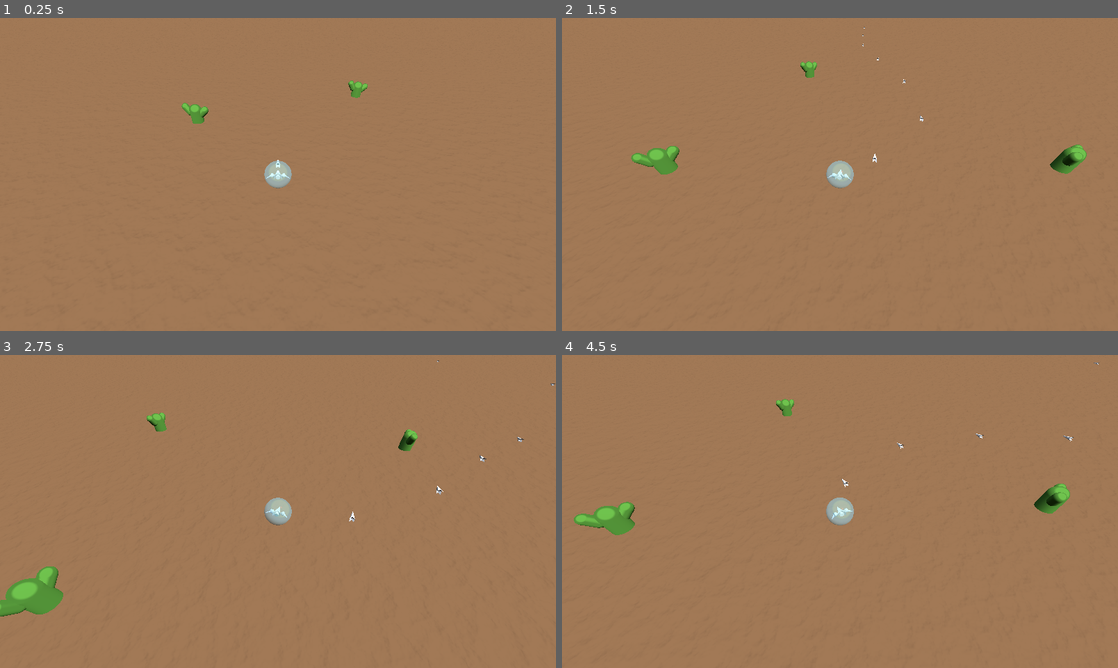
Above: before the commit, frames 1-4 (two rows, left to right).
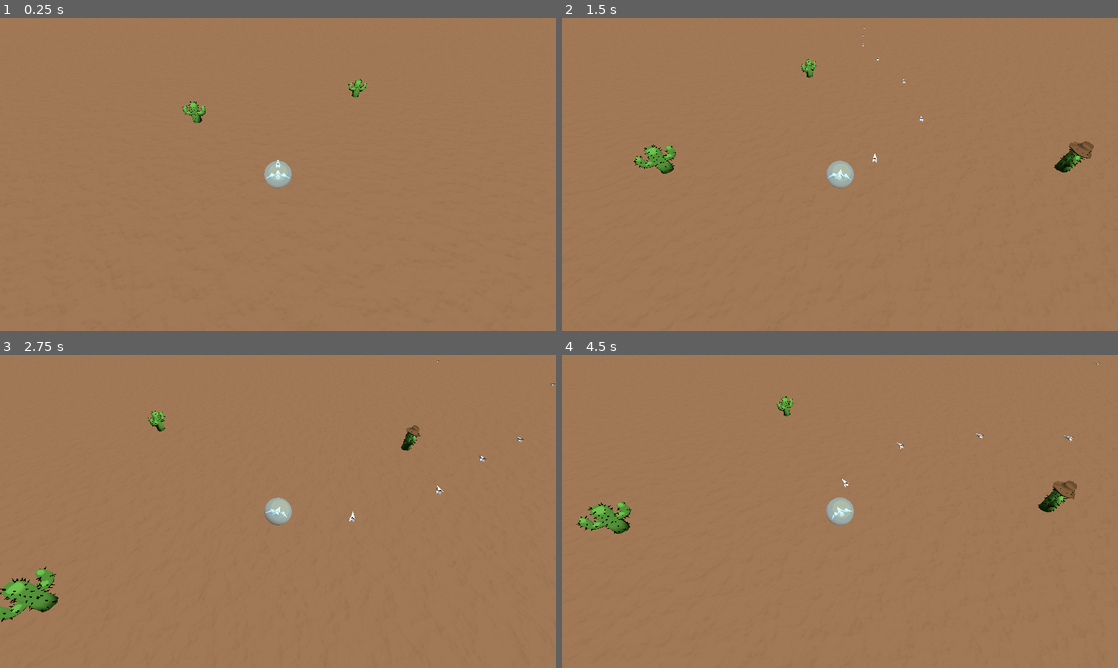
Above: after the commit, the same moments.

Repository: dicemaster5/BubbleSurvivors
Game: Godot game, scene res://scenes/world.tscn
Same seed, same stepped clock (60 frames per second), same inputs: the game is played once before the commit and once after it.
Inputs:
- Up to frame 1 (0.25 s): no input
- Up to frame 2 (1.5 s): hold D (move_right) 0.53-1.28 s; hold S (move_down) from 1.28 s (still down)
- Up to frame 3 (2.75 s): release S (move_down) at 2.03 s; hold D (move_right) from 2.03 s (still down)
- Up to frame 4 (4.5 s): release D (move_right) at 2.78 s; hold W (move_up) 2.78-3.53 s; hold A (move_left) from 3.53 s (still down)

The runs differ from the first frame. In frame 1, 0.2% of the frame differs, in the area x 32-67%, y 19-34%; in frame 2, 0.9%; in frame 3, 1.1%, in the area x 0-76%, y 17-86%; in frame 4, 1.1%.

Commit message:
Added new cactus model with 25% chance to start with a hat

Diff:
--- /dev/null
+++ b/materials/cactus_hat.tres
@@ -0,0 +1,7 @@
+[gd_resource type="StandardMaterial3D" format=3 uid="uid://cylgormxvsjkq"]
+
+[resource]
+diffuse_mode = 3
+specular_mode = 1
+albedo_color = Color(0.398754, 0.282104, 0.171883, 1)
+roughness = 0.58
--- /dev/null
+++ b/materials/cactus_spikes.tres
@@ -0,0 +1,6 @@
+[gd_resource type="StandardMaterial3D" format=3 uid="uid://cwallljq5t4yk"]
+
+[resource]
+diffuse_mode = 3
+specular_mode = 1
+albedo_color = Color(0.0837452, 0.0438915, 0.011469, 1)
--- a/scenes/cactus_hazard.tscn
+++ b/scenes/cactus_hazard.tscn
@@ -1,11 +1,13 @@
-[gd_scene load_steps=4 format=3 uid="uid://byjojrcm551uw"]
+[gd_scene load_steps=7 format=3 uid="uid://byjojrcm551uw"]
 
 [ext_resource type="Material" uid="uid://br3vmrnkoxjwr" path="res://materials/cactus.tres" id="1_4ggxn"]
+[ext_resource type="PackedScene" uid="uid://dy68gb06amlwu" path="res://models/Enemy model/Cactus_w_spike.glb" id="1_ulm5c"]
+[ext_resource type="Script" path="res://scripts/cactus_hat_enabler.gd" id="2_or4wp"]
+[ext_resource type="Material" uid="uid://cylgormxvsjkq" path="res://materials/cactus_hat.tres" id="3_kfir2"]
+[ext_resource type="Material" uid="uid://cwallljq5t4yk" path="res://materials/cactus_spikes.tres" id="4_6twxu"]
 
 [sub_resource type="BoxShape3D" id="BoxShape3D_uun03"]
 size = Vector3(1.19312, 1.60242, 1.1084)
-
-[sub_resource type="CapsuleMesh" id="CapsuleMesh_heugo"]
 
 [node name="Cactus" type="StaticBody3D"]
 collision_layer = 2
@@ -15,17 +17,19 @@
 transform = Transform3D(1, 0, 0, 0, 1, 0, 0, 0, 1, 0, 0.801208, 0)
 shape = SubResource("BoxShape3D_uun03")
 
-[node name="MeshInstance3D" type="MeshInstance3D" parent="."]
-transform = Transform3D(0.000908164, -0.00128115, 0.999999, 0.000335411, 0.999999, 0.00128084, -1, 0.000334227, 0.0009086, 0.0566323, 0.5049, -0.0572251)
+[node name="Cactus_w_spike" parent="." node_paths=PackedStringArray("hat_node") instance=ExtResource("1_ulm5c")]
+script = ExtResource("2_or4wp")
+hat_node = NodePath("Cowboy hat")
+
+[node name="Body" parent="Cactus_w_spike" index="0"]
 material_override = ExtResource("1_4ggxn")
-mesh = SubResource("CapsuleMesh_heugo")
 
-[node name="MeshInstance3D2" type="MeshInstance3D" parent="."]
-transform = Transform3D(0.000508212, -0.298071, 0.473613, 0.000187697, 0.473614, 0.298071, -0.559604, -0.000111854, 0.000530092, -0.56447, 1.0928, -0.057592)
-material_override = ExtResource("1_4ggxn")
-mesh = SubResource("CapsuleMesh_heugo")
+[node name="Cowboy hat" parent="Cactus_w_spike" index="1"]
+visible = false
+material_override = ExtResource("3_kfir2")
 
-[node name="MeshInstance3D3" type="MeshInstance3D" parent="."]
-transform = Transform3D(0.000508212, 0.56005, 0.391513, 0.000187697, 0.462926, -0.473655, -0.559604, 0.000663896, 0.000196687, 0.506477, 0.748636, -0.0553739)
-material_override = ExtResource("1_4ggxn")
-mesh = SubResource("CapsuleMesh_heugo")
+[node name="Spike_100" parent="Cactus_w_spike" index="2"]
+material_override = ExtResource("4_6twxu")
+cast_shadow = 0
+
+[editable path="Cactus_w_spike"]
--- /dev/null
+++ b/scripts/cactus_hat_enabler.gd
@@ -0,0 +1,12 @@
+extends Node3D
+
+@export var hat_node: Node3D
+
+# Called when the node enters the scene tree for the first time.
+func _ready() -> void:
+	if randf() > 0.75:
+		hat_node.show()
+
+# Called every frame. 'delta' is the elapsed time since the previous frame.
+func _process(_delta: float) -> void:
+	pass
--- a/scripts/player.gd
+++ b/scripts/player.gd
@@ -6,47 +6,28 @@
 @export var friction : float = 5
 @export var angular_friction : float = 5
 
-@export var tank_controls: bool = true
-
 var move_speed: float
 var rotate_speed: float
 
 func _physics_process(delta: float) -> void:
+	# Rotation
+	var rotate_dir = Input.get_axis("move_right", "move_left")
+	if rotate_dir != 0:
+		rotate_speed = move_toward(rotate_speed, max_rotate_speed, acceleration)
+	else:
+		rotate_speed = move_toward(rotate_speed, 0, angular_friction)
 
-	# Do Tank Controls
-	if tank_controls:
-		# Rotation
-		var rotate_dir = Input.get_axis("move_right", "move_left")
-		if rotate_dir != 0:
-			rotate_speed = move_toward(rotate_speed, max_rotate_speed, acceleration)
-		else:
-			rotate_speed = move_toward(rotate_speed, 0, angular_friction)
+	rotation += Vector3(0, rotate_speed * rotate_dir * delta, 0)
 
-		rotation += Vector3(0, rotate_speed * rotate_dir * delta, 0)
-
-		# Movement
-		var move_dir = clamp(Input.get_axis("move_down", "move_up"), 0, 1)
-		if move_dir > 0:
-			move_speed = move_toward(move_speed, max_speed, acceleration)
-			# velocity = move_toward(velocity.x, direction * max_speed, acceleration)
-			velocity = (-transform.basis.z * move_dir) * move_speed
-		else:
-			move_speed = move_toward(move_speed, 0, friction)
-			velocity.x = move_toward(velocity.x, 0, friction)
-			velocity.z = move_toward(velocity.z, 0, friction)
-
-		move_and_slide()
-		return
-
-	# Else regular controls
-	# Get the input direction and handle the movement/deceleration.
-	var input_dir := Input.get_vector("move_left", "move_right", "move_up", "move_down")
-	var direction := (transform.basis * Vector3(input_dir.x, 0, input_dir.y)).normalized()
-	if direction:
-		velocity.x = direction.x * move_speed
-		velocity.z = direction.z * move_speed
+	# Movement
+	var move_dir = clamp(Input.get_axis("move_down", "move_up"), 0, 1)
+	if move_dir > 0:
+		move_speed = move_toward(move_speed, max_speed, acceleration)
+		# velocity = move_toward(velocity.x, direction * max_speed, acceleration)
+		velocity = (-transform.basis.z * move_dir) * move_speed
 	else:
-		velocity.x = move_toward(velocity.x, 0, 0.1)
-		velocity.z = move_toward(velocity.z, 0, 0.1)
+		move_speed = move_toward(move_speed, 0, friction)
+		velocity.x = move_toward(velocity.x, 0, friction)
+		velocity.z = move_toward(velocity.z, 0, friction)
 
 	move_and_slide()
Not shown, added: models/Enemy model/Cactus_w_spike.glb.import
